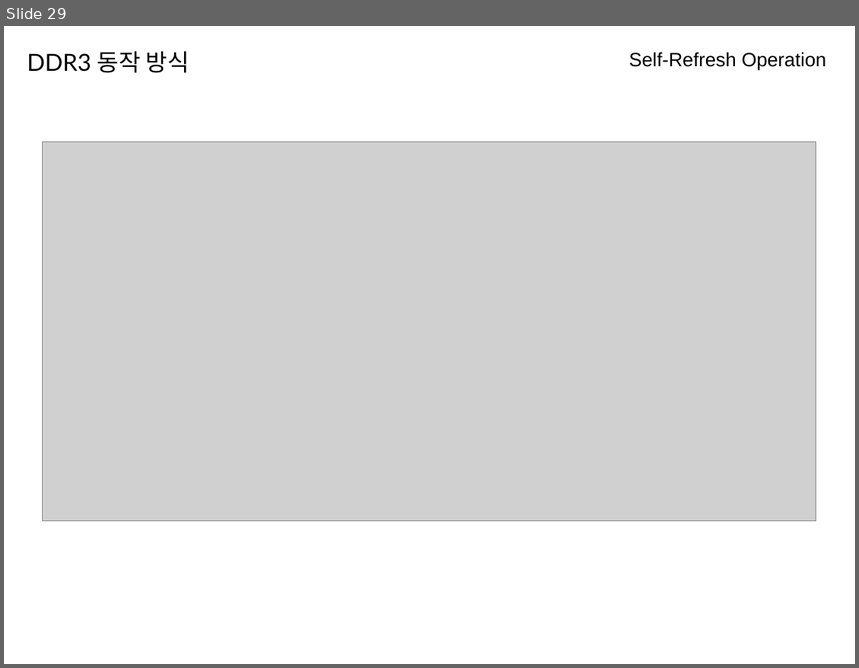
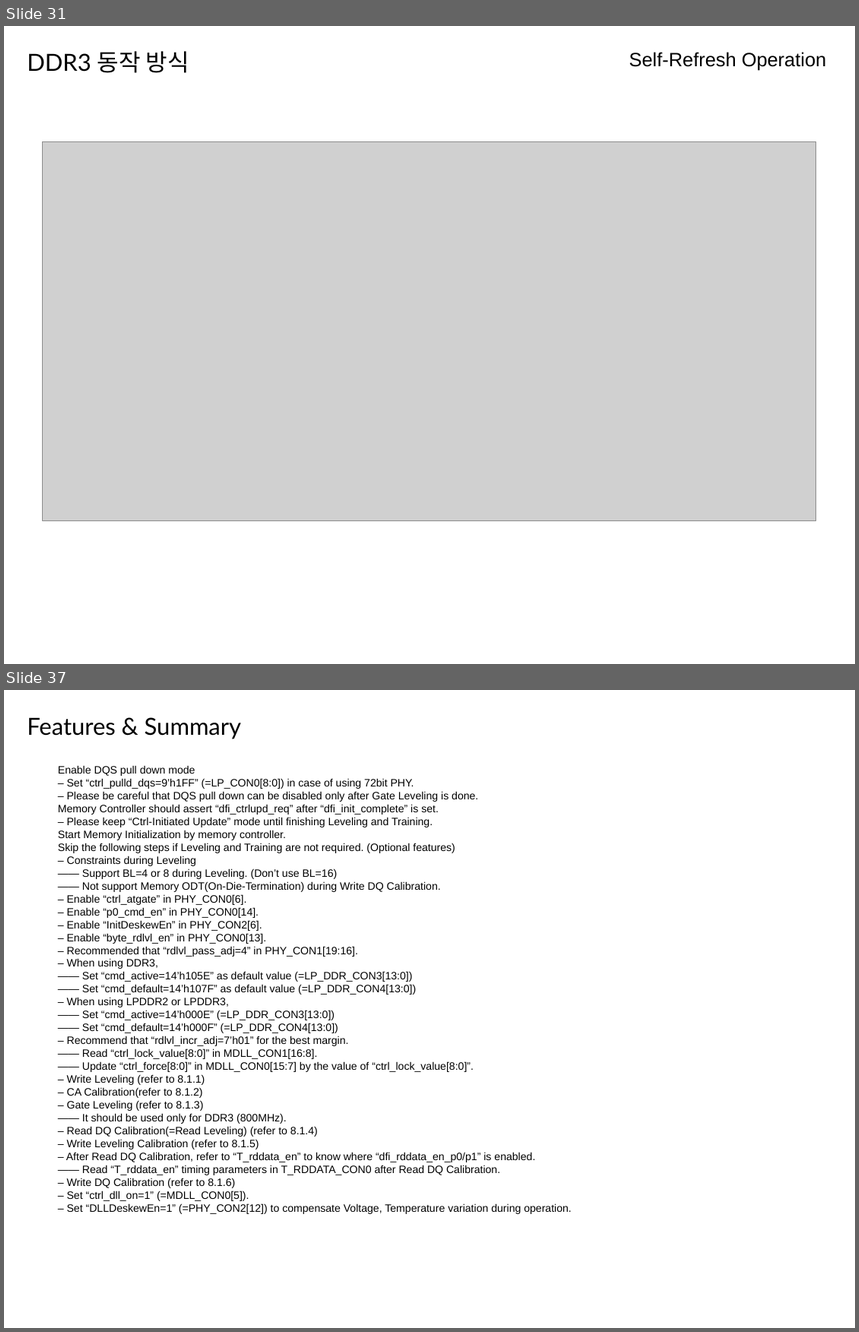
Before and after one commit to kchhero/kchhero.github.io, a slide deck: _posts_data/DDR3_세미나.odp. Shown one above the other, each under a label of ours: slide 29 before the commit, slides 31 and 37 after it; the slides between them are not shown. The pictures are 859x668 and 859x1332 pixels, drawn with LibreOffice and Linux fonts; fonts in the diff are those of the drawing; grey boxes stand for pictures. Boxes give left, top, right and bottom in pixels: in the first picture for what was removed or moved away, otherwise in the second. Text is boxed around its words. In the diff, an @@ line names an element or a change of style, - is before the commit and + after.

```diff
--- a/_posts_data/DDR3_세미나.odp
+++ b/_posts_data/DDR3_세미나.odp
@@ slide 37 added at (x1=4, y1=690, x2=855, y2=1328), background #FFFFFF @@
@@ text added at (x1=27, y1=717, x2=241, y2=739), 22 pt, text #000000 @@
+Features & Summary
@@ text added at (x1=58, y1=765, x2=572, y2=1214), 10 pt, text #000000 @@
+Enable DQS pull down mode
+– Set “ctrl_pulld_dqs=9’h1FF” (=LP_CON0[8:0]) in case of using 72bit PHY.
+– Please be careful that DQS pull down can be disabled only after Gate Leveling is done.
+Memory Controller should assert “dfi_ctrlupd_req” after “dfi_init_complete” is set.
+– Please keep “Ctrl-Initiated Update” mode until finishing Leveling and Training.
+Start Memory Initialization by memory controller.
+Skip the following steps if Leveling and Training are not required. (Optional features)
+– Constraints during Leveling
+—— Support BL=4 or 8 during Leveling. (Don’t use BL=16)
+—— Not support Memory ODT(On-Die-Termination) during Write DQ Calibration.
+– Enable “ctrl_atgate” in PHY_CON0[6].
+– Enable “p0_cmd_en” in PHY_CON0[14].
+– Enable “InitDeskewEn” in PHY_CON2[6].
+– Enable “byte_rdlvl_en” in PHY_CON0[13].
+– Recommended that “rdlvl_pass_adj=4” in PHY_CON1[19:16].
+– When using DDR3,
+—— Set “cmd_active=14’h105E” as default value (=LP_DDR_CON3[13:0])
+—— Set “cmd_default=14’h107F” as default value (=LP_DDR_CON4[13:0])
+– When using LPDDR2 or LPDDR3,
+—— Set “cmd_active=14’h000E” (=LP_DDR_CON3[13:0])
+—— Set “cmd_default=14’h000F” (=LP_DDR_CON4[13:0])
+– Recommend that “rdlvl_incr_adj=7’h01” for the best margin.
+—— Read “ctrl_lock_value[8:0]” in MDLL_CON1[16:8].
+—— Update “ctrl_force[8:0]” in MDLL_CON0[15:7] by the value of “ctrl_lock_value[8:0]”.
+– Write Leveling (refer to 8.1.1)
+– CA Calibration(refer to 8.1.2)
+– Gate Leveling (refer to 8.1.3)
+—— It should be used only for DDR3 (800MHz).
+– Read DQ Calibration(=Read Leveling) (refer to 8.1.4)
+– Write Leveling Calibration (refer to 8.1.5)
+– After Read DQ Calibration, refer to “T_rddata_en” to know where “dfi_rddata_en_p0/p1” is enabled.
+—— Read “T_rddata_en” timing parameters in T_RDDATA_CON0 after Read DQ Calibration.
+– Write DQ Calibration (refer to 8.1.6)
+– Set “ctrl_dll_on=1” (=MDLL_CON0[5]).
+– Set “DLLDeskewEn=1” (=PHY_CON2[12]) to compensate Voltage, Temperature variation during operation.
@@ what was slide 29 is now slide 31 @@
```
Also in this commit, not shown: 1 slide changed, 26 other slides added, 10 slides removed.
